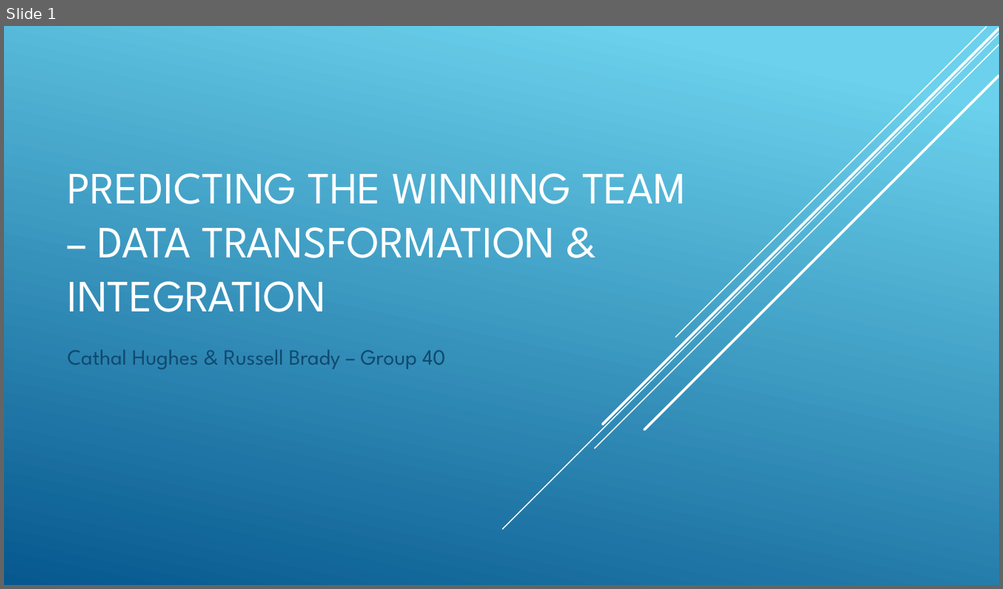
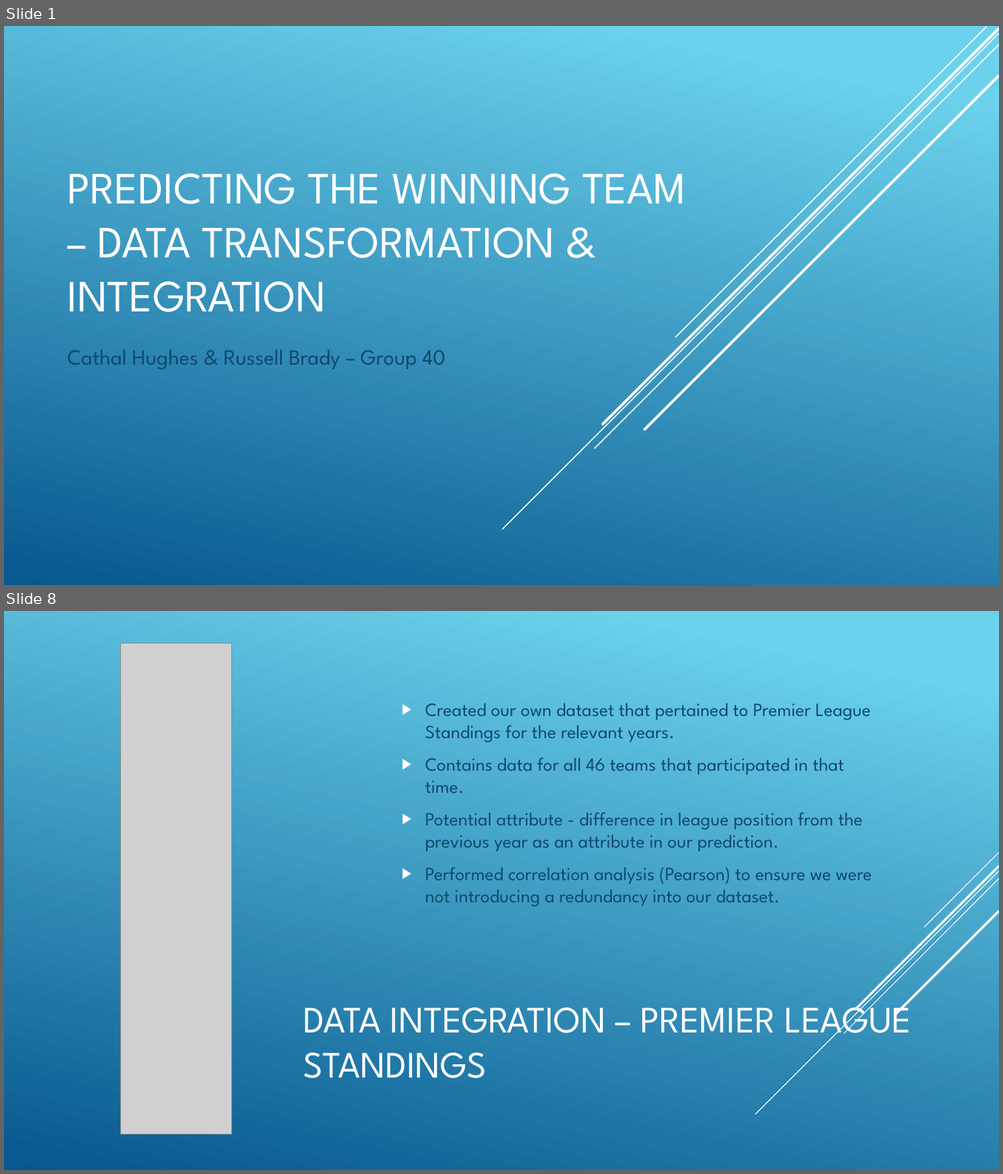
Before and after one commit to russell-brady/data-mining, a slide deck: Documents/WorkshopGroup40.pptx. Shown one above the other, each under a label of ours: slide 1 before the commit, slides 1 and 8 after it; the slides between them are not shown. The pictures are 1003x589 and 1003x1174 pixels, drawn with LibreOffice and Linux fonts; fonts in the diff are those of the drawing; grey boxes stand for pictures. Boxes give left, top, right and bottom in pixels: in the first picture for what was removed or moved away, otherwise in the second. Text is boxed around its words. In the diff, an @@ line names an element or a change of style, - is before the commit and + after.

```diff
--- a/Documents/WorkshopGroup40.pptx
+++ b/Documents/WorkshopGroup40.pptx
@@ slide 8 added at <box>4,611,999,1170</box>, background gradient #6ED2EB to #06588E @@
@@ picture added at <box>120,643,232,1135</box> @@
@@ text added at <box>425,703,872,906</box>, 18 pt, text #0F496F @@
+  ▶ Created our own dataset that pertained to Premier League Standings for the relevant years.
+  ▶ Contains data for all 46 teams that participated in that time.
+  ▶ Potential attribute - difference in league position from the previous year as an attribute in our prediction.
+  ▶ Performed correlation analysis (Pearson) to ensure we were not introducing a redundancy into our dataset.
@@ group added at <box>755,853,999,1115</box>: 5 lines @@
@@ title added at <box>303,996,911,1079</box>, 36 pt, text #FFFFFF @@
+DATA INTEGRATION – PREMIER LEAGUE STANDINGS
```
Also in this commit, not shown: 6 slides changed, 1 other slide added, 2 slides removed, 13 other files.
